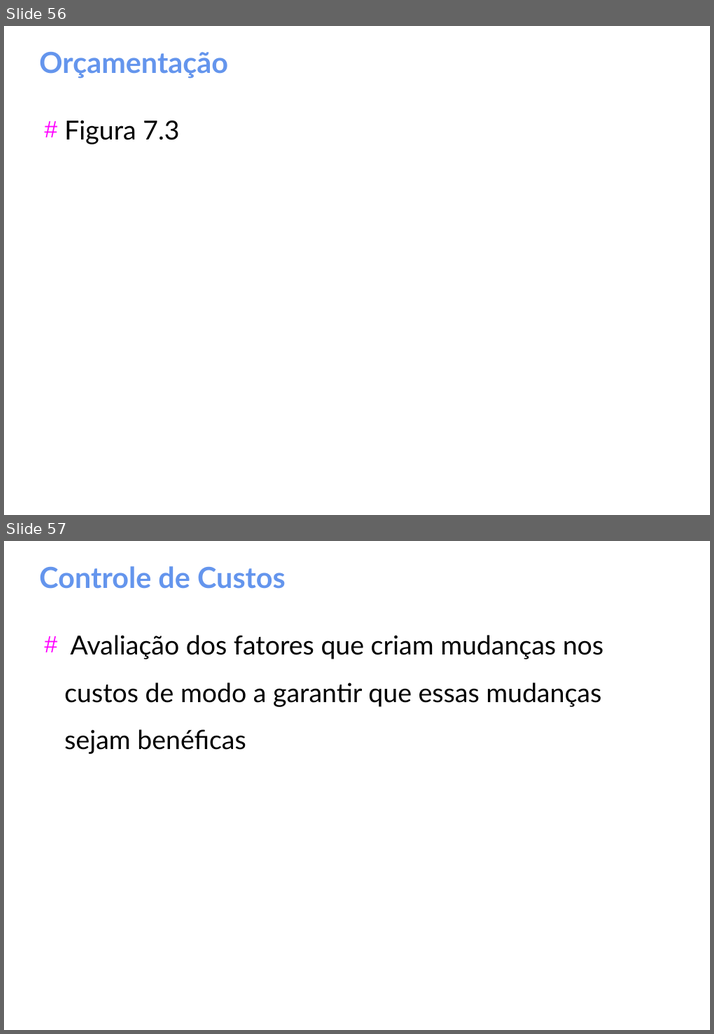
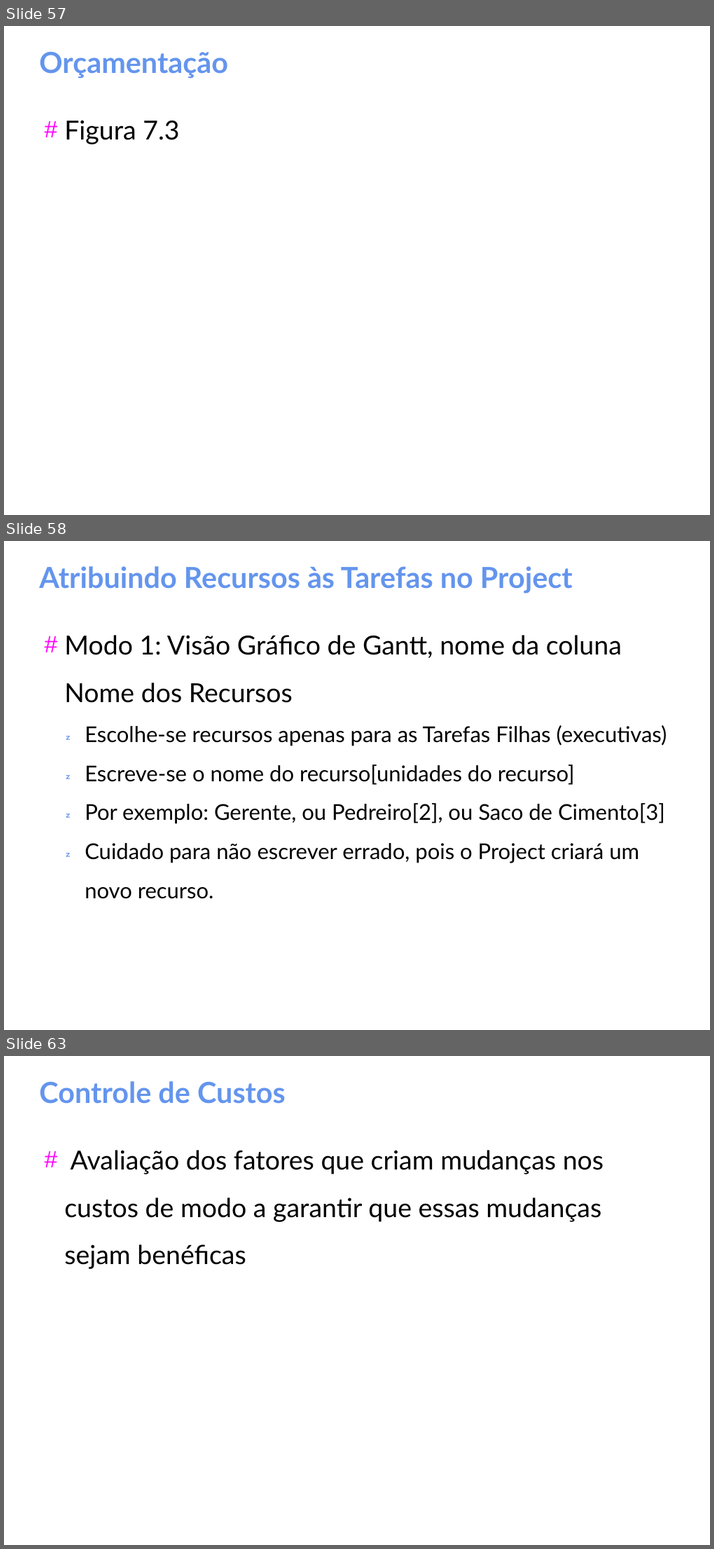
Before and after one commit to gomesluiz/gestao-de-projetos, a slide deck: aulas/project-aula-02.odp. Shown one above the other, each under a label of ours: slides 56 and 57 before the commit, slides 57, 58 and 63 after it; the slides between them are not shown. The pictures are 714x1034 and 714x1549 pixels, drawn with LibreOffice and Linux fonts; fonts in the diff are those of the drawing. Boxes give left, top, right and bottom in pixels: in the first picture for what was removed or moved away, otherwise in the second. Text is boxed around its words. In the diff, an @@ line names an element or a change of style, - is before the commit and + after.

```diff
--- a/aulas/project-aula-02.odp
+++ b/aulas/project-aula-02.odp
@@ slide 58 added at box(4, 541, 710, 1030), background #FFFFFF @@
@@ title added at box(39, 566, 572, 593), 32 pt, text #6495ED, bold @@
+Atribuindo Recursos às Tarefas no Project
@@ text added at box(64, 635, 667, 899), 24 pt, text #000000 @@
+# Modo 1: Visão Gráfico de Gantt, nome da coluna Nome dos Recursos
+   Escolhe-se recursos apenas para as Tarefas Filhas (executivas)
+   Escreve-se o nome do recurso[unidades do recurso]
+   Por exemplo: Gerente, ou Pedreiro[2], ou Saco de Cimento[3]
+   Cuidado para não escrever errado, pois o Project criará um novo recurso.
@@ what was slide 56 is now slide 57 @@
@@ what was slide 57 is now slide 63 @@
```
Also in this commit, not shown: 5 slides changed, 15 other slides added.
